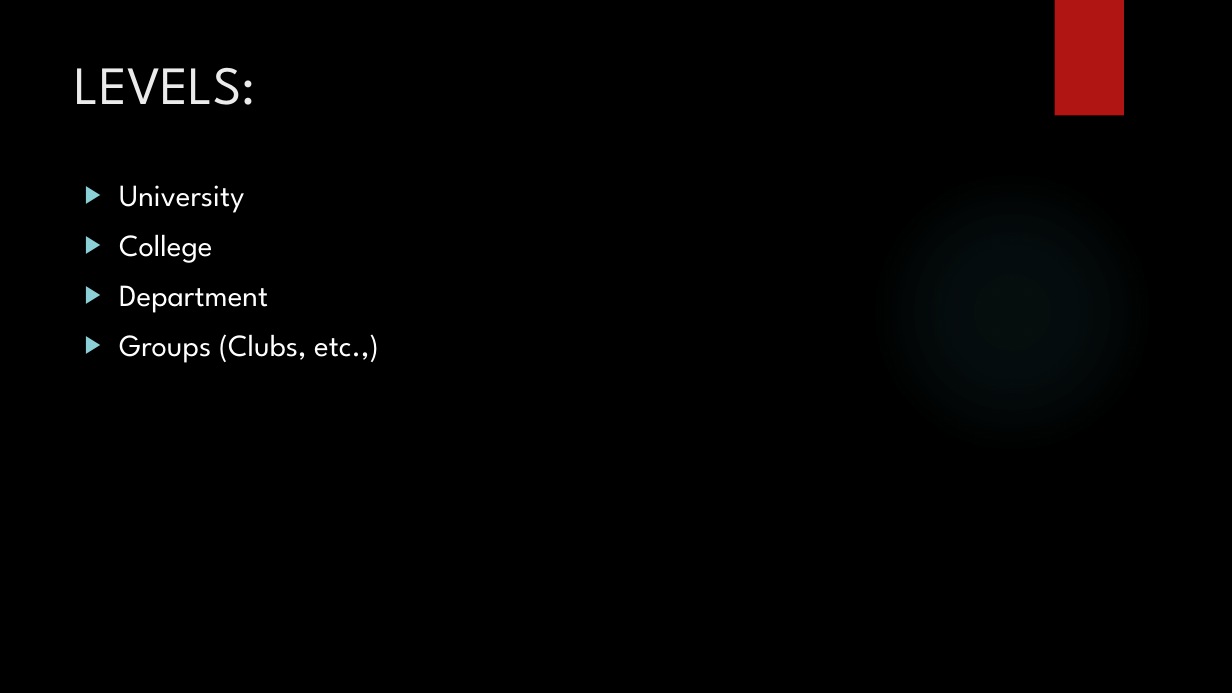
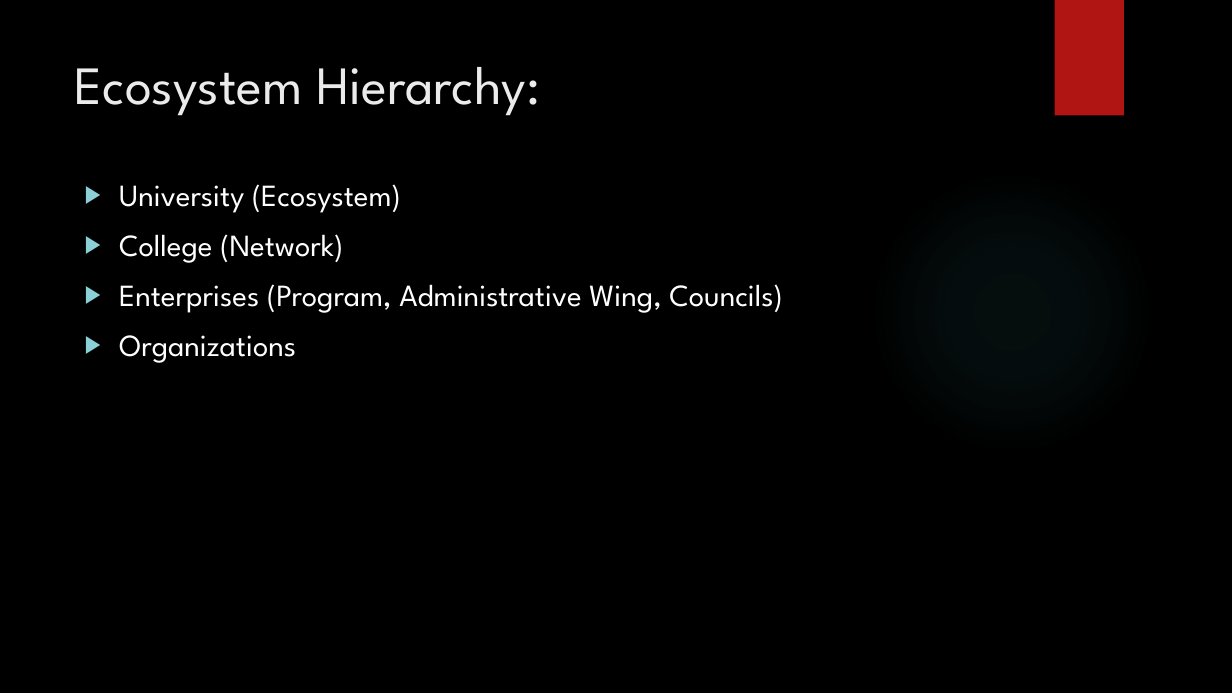
Before and after one commit to navahg/university-event-management-system, a slide deck: slide 12 of docs/Final Presentation.pptx (slide 11 before the commit). Drawn at 1232x693 pixels with LibreOffice and Linux fonts; fonts in the diff are those of the drawing; background and template pictures are left out. Boxes give left, top, right and bottom in pixels: in the first picture for what was removed or moved away, otherwise in the second. Text is boxed around its words. In the diff, an @@ line names an element or a change of style, - is before the commit and + after.

```diff
--- a/docs/Final Presentation.pptx
+++ b/docs/Final Presentation.pptx
@@ title at box(75, 67, 540, 116): text changed @@
-LEVELS:
+Ecosystem Hierarchy:
@@ text at box(119, 184, 783, 363): text changed @@
-▶ University
-▶ College
-▶ Department
-▶ Groups (Clubs, etc.,)
+▶ University (Ecosystem)
+▶ College (Network)
+▶ Enterprises (Program, Administrative Wing, Councils)
+▶ Organizations
```
Also in this commit, not shown: 2 other slides changed, 1 slide added, 1 other file.
